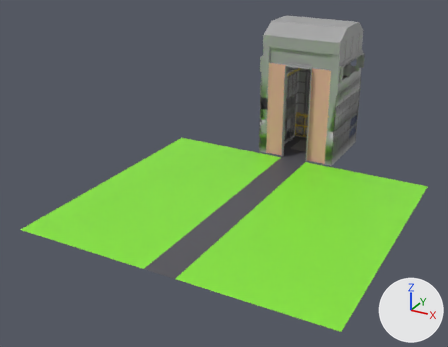
Two versions of the FBX model assets/models/platform/base.fbx, one commit apart.
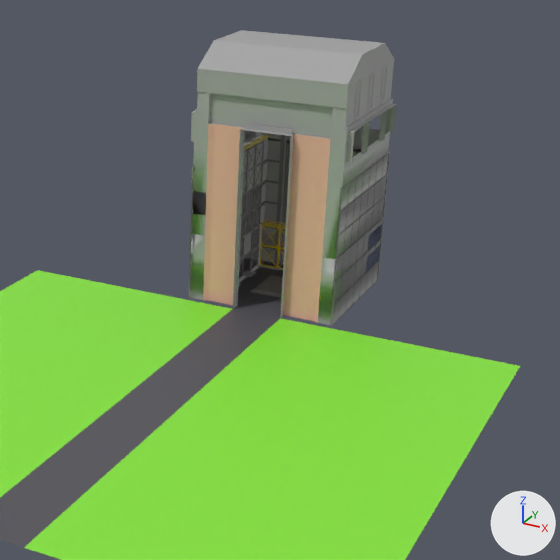
Old and new are each drawn whole from a 50 mm camera at (183.0, -487.0, 200.0) aimed at (-15.0, -127.0, 20.0) and again close up on the part from 36% to 100% of the width and 0% to 82% of the height. Every picture has the same lights, and +X, +Y and +Z are marked at lower right. The last two pictures show the newer version. Vertices at exactly the same position are counted once.

Objects in the first close-up: 'Base', 'Structure.013' and 18 more.
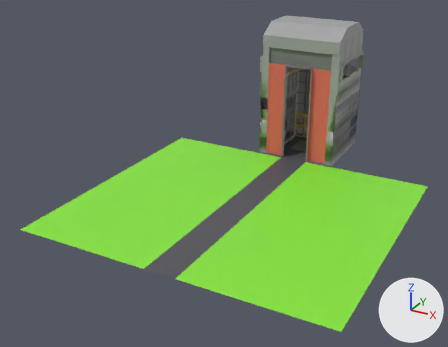
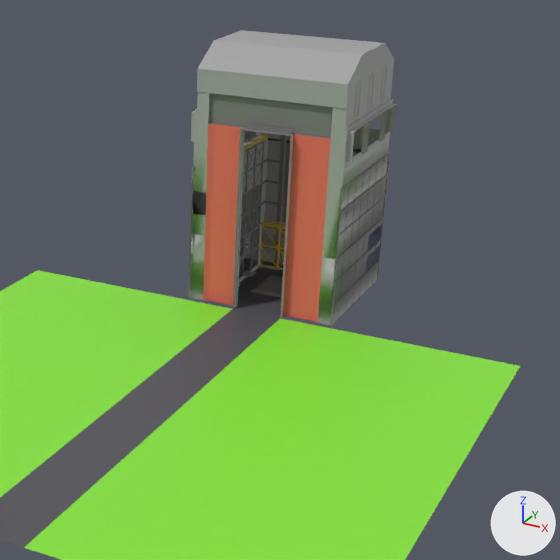
Boxes [x1, y1, x2, y2] around the edits, measured in the close-ups (560 x 560 px):
'Base', recoloured (darker)
    both: [200, 92, 335, 323]
part 1 of me_plane_001, recoloured (darker)
    both: [208, 93, 333, 139]

The change, as a list of edits to the scene's bpy script:
```text
Change mat_doors:
    mat_doors.base_color: (0.8, 0.432, 0.345) -> (0.8, 0.153, 0.117)  # beige #e7b09f -> red #e76d60
Change me_plane_001:
    where me_plane_001.from_pydata(...)  # 521 vertices, 415 faces; spans x -110.0..112.0, y -234.0..31.0, z -2.0..110.0
    used by ob_base; location = (0.0, 0.0, 0.0)
    me_plane_001 part 1: all 14 faces centred in x -26.0..27.0, y -32.0..-30.0, z 79.0..85.0 switch from mat_wall2 (grey #a4a4a4) to mat_wall (grey #7c7c7c)
```
